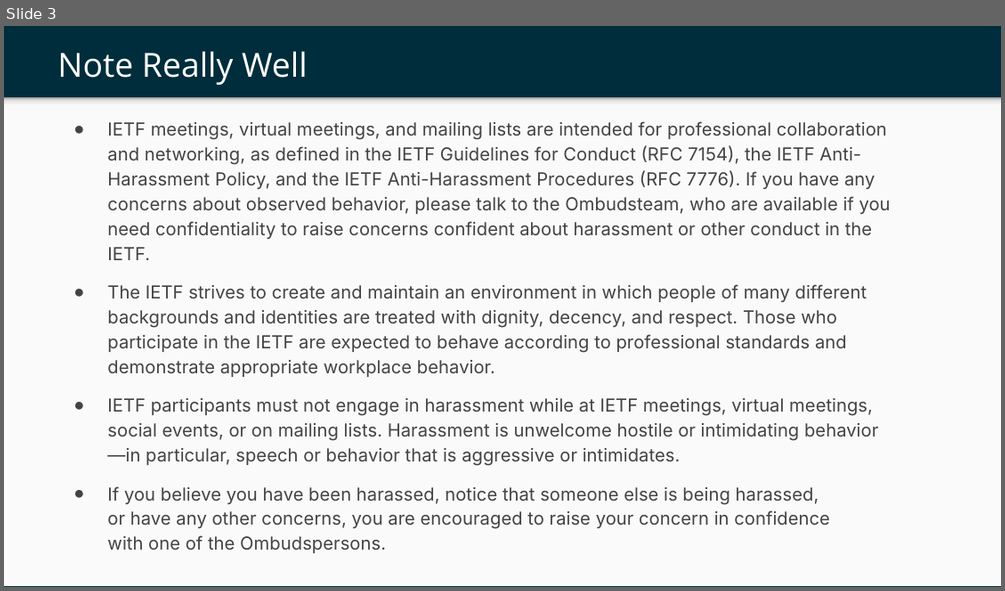
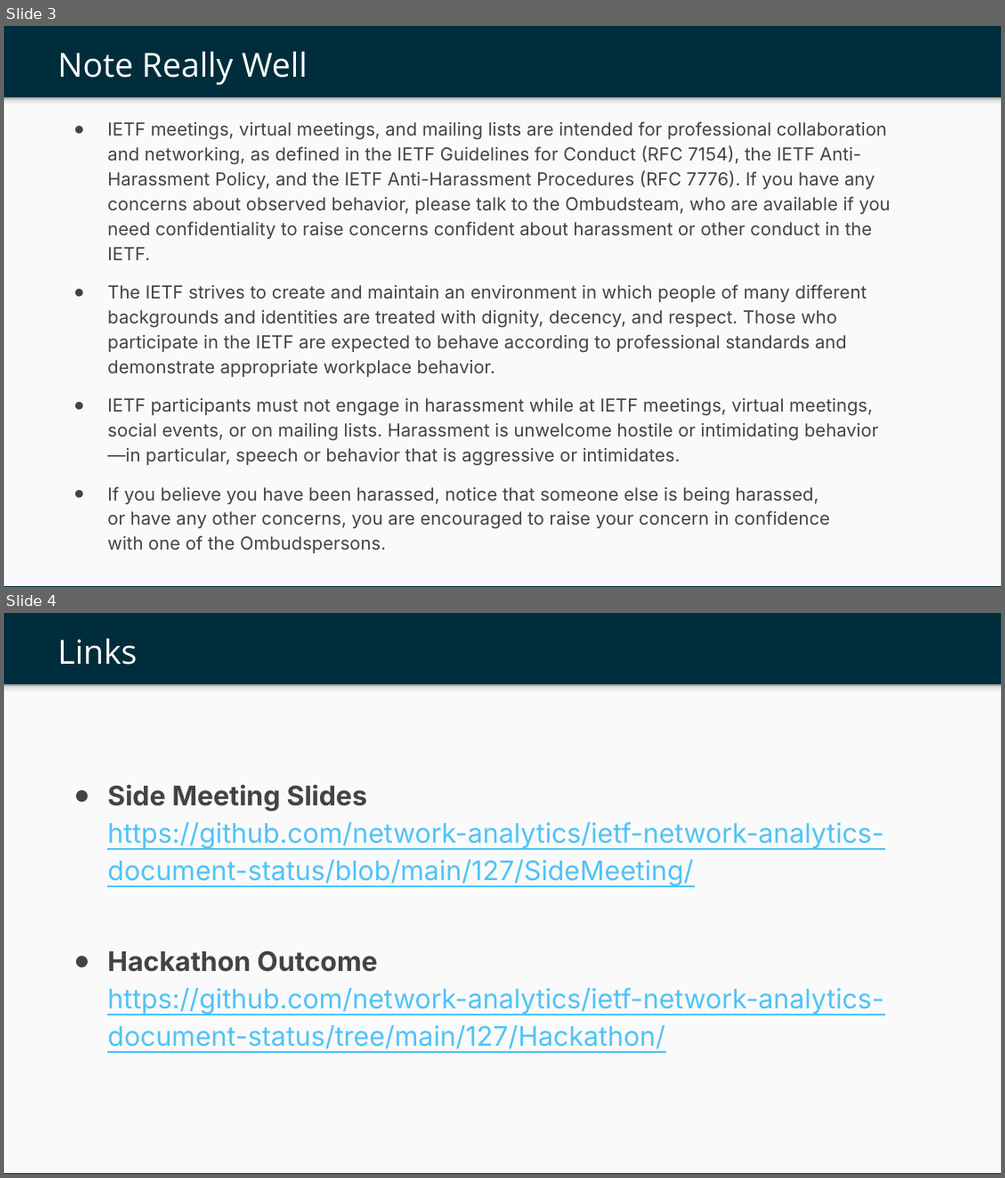
Before and after one commit to network-analytics/ietf-network-analytics-document-status, a slide deck: 127/SideMeeting/ietf127-yang-push-to-message-broker-demo.pptx. Shown one above the other, each under a label of ours: slide 3 before the commit, slides 3 and 4 after it. The pictures are 1005x591 and 1005x1178 pixels, drawn with LibreOffice and Linux fonts; fonts in the diff are those of the drawing; background and template pictures are left out. Boxes give left, top, right and bottom in pixels: in the first picture for what was removed or moved away, otherwise in the second. Text is boxed around its words. In the diff, an @@ line names an element or a change of style, - is before the commit and + after.

Commit message:
added links

```diff
--- a/127/SideMeeting/ietf127-yang-push-to-message-broker-demo.pptx
+++ b/127/SideMeeting/ietf127-yang-push-to-message-broker-demo.pptx
@@ slide 4 added at (x1=4, y1=613, x2=1001, y2=1174), background #002D3C; not listed: 2 template elements that a slide beside it also shows @@
@@ title added at (x1=57, y1=638, x2=137, y2=665), 32 pt, text #FFFFFF @@
+Links
@@ text added at (x1=107, y1=784, x2=883, y2=1052), 26 pt, text #4FC3F7, underline @@
+● Side Meeting Slides
+  https://github.com/network-analytics/ietf-network-analytics-document-status/blob/main/127/SideMeeting/
+● Hackathon Outcome
+  https://github.com/network-analytics/ietf-network-analytics-document-status/tree/main/127/Hackathon/
```
Also in this commit, not shown: 1 other file.
